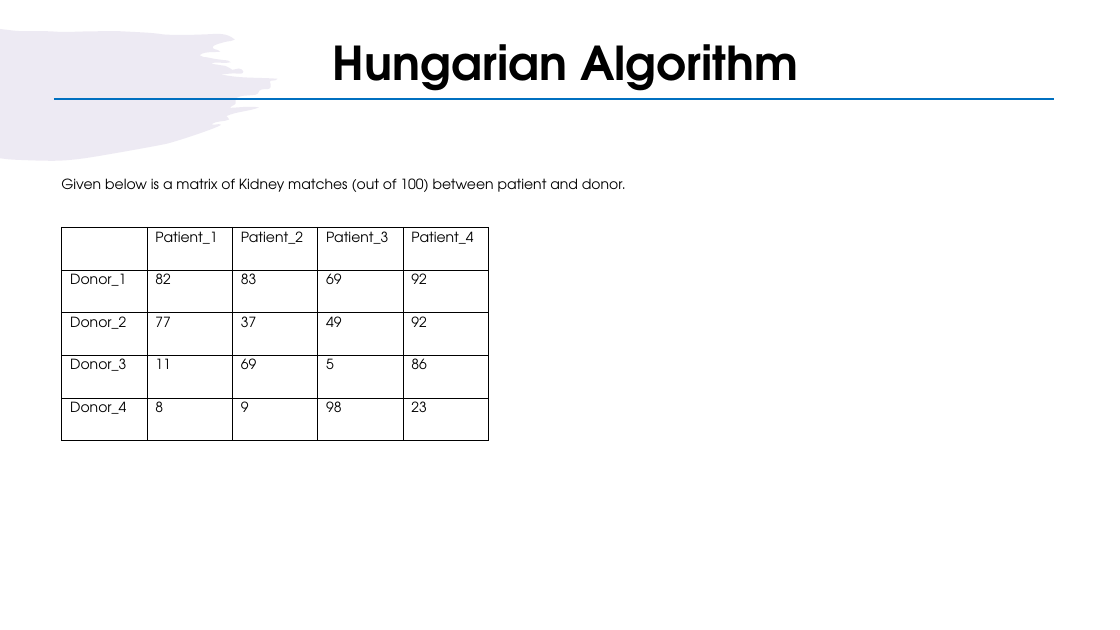
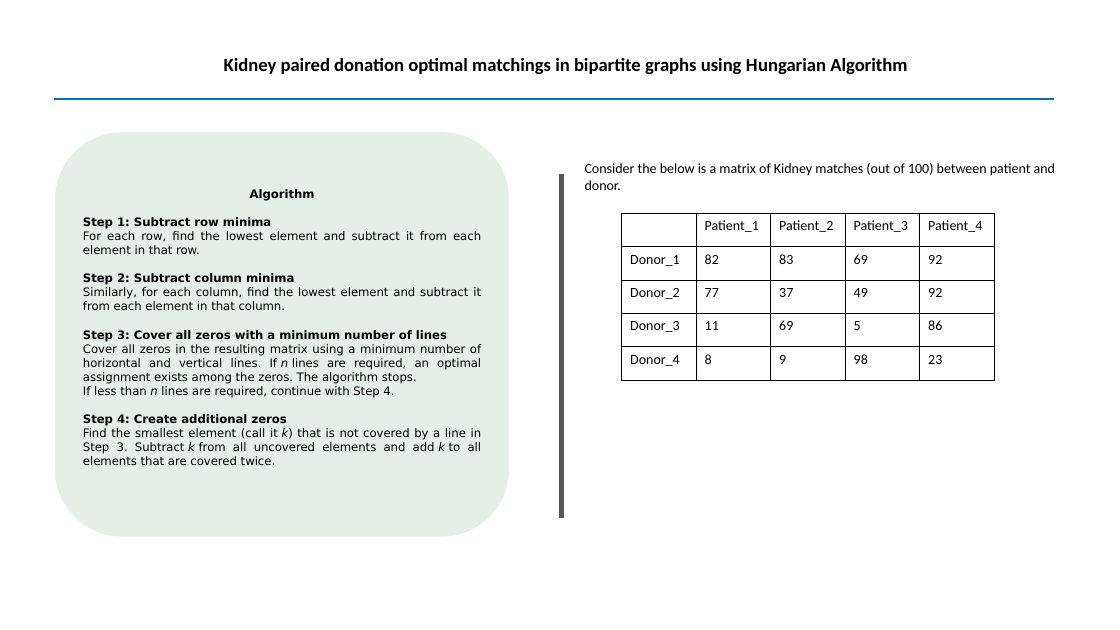
Before and after one commit to harish-udhay/Hungarian_algorithm_for_kidney_exchange, a slide deck: slide 2 of project.pptx. Drawn at 1120x630 pixels with LibreOffice and Linux fonts; fonts in the diff are those of the drawing. Boxes give left, top, right and bottom in pixels: in the first picture for what was removed or moved away, otherwise in the second. Text is boxed around its words. In the diff, an @@ line names an element or a change of style, - is before the commit and + after.

```diff
--- a/project.pptx
+++ b/project.pptx
@@ freeform shape removed at (0,29,277,160) @@
@@ title at (224,58,907,74): text changed; size 40 to 16 pt; font TeX Gyre Adventor to Calibri @@
-Hungarian Algorithm
+Kidney paired donation optimal matchings in bipartite graphs using Hungarian Algorithm
@@ rounded rectangle added at (55,132,509,536), fill #C9DFCF at 47% opacity, 10 pt, text #000000 @@
+Algorithm
+Step 1: Subtract row minima
+For each row, find the lowest element and subtract it from each element in that row.
+Step 2: Subtract column minima
+Similarly, for each column, find the lowest element and subtract it from each element in that column.
+Step 3: Cover all zeros with a minimum number of lines
+Cover all zeros in the resulting matrix using a minimum number of horizontal and vertical lines. If n lines are required, an optimal assignment exists among the zeros. The algorithm stops.
+If less than n lines are required, continue with Step 4.
+Step 4: Create additional zeros
+Find the smallest element (call it k) that is not covered by a line in Step 3. Subtract k from all uncovered elements and add k to all elements that are covered twice.
@@ line added from (561, 175) to (561, 518), #595959 4.5 pt @@
@@ text at (585,163,1055,190): text changed; font TeX Gyre Adventor to Calibri @@
-Given below is a matrix of Kidney matches (out of 100) between patient and donor.
+Consider the below is a matrix of Kidney matches (out of 100) between patient and donor.
@@ table at (622,213,996,381) @@
@@ font TeX Gyre Adventor to Calibri @@
@@ table: place and size @@
-table at (62,228,491,441)
+table at (622,213,996,381)
```
Also in this commit, not shown: 4 other slides changed, 4 slides added, 3 slides removed.
